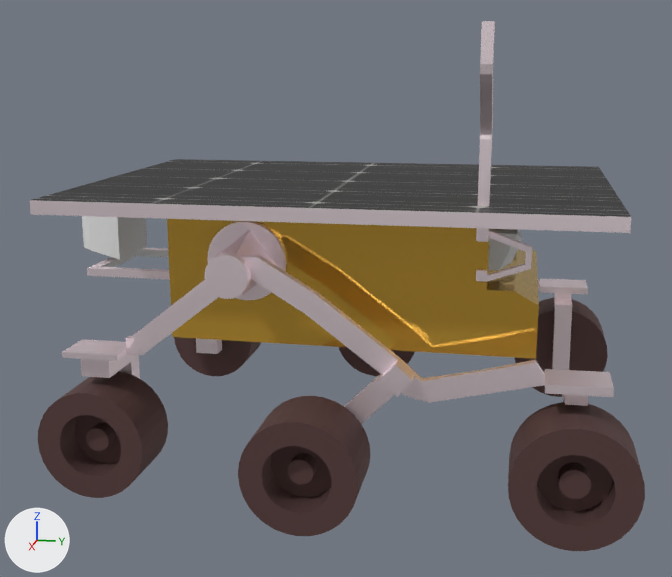
The Blender file game/assets/models/Sojourner.blend as it was, and as the next commit left it.
The view is the same before and after, from a camera (50 mm lens) standing at (3.86, 0.87, 0.92) and looking at (0.06, 0.1, -0.03). Arrows for +X, +Y and +Z are at lower left; the lights stay in place. The first picture is the older version.

The first picture shows 'Body', 'Body.001', 'Body.002', 'Body.003', 'Body.004', 'Body.005', 'Body.006', 'Object', '立方体'.
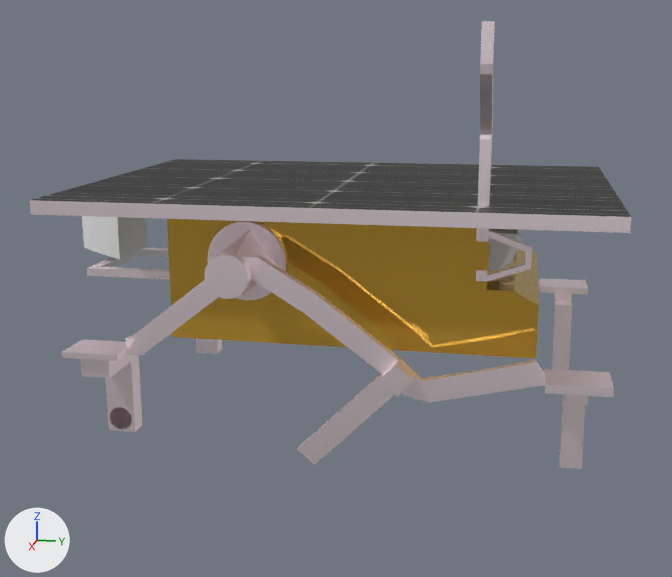
Changed parts and their boxes (x1, y1, x2, y2) in the pictures (672 x 577 px):
'Body.001', hidden (brown): before (508, 402, 645, 551)
'Body.003', hidden (brown): before (238, 396, 370, 536)
'Object', hidden (brown): before (38, 371, 168, 498)
'Body.004', hidden (brown): before (515, 298, 608, 397)
'Body.002', hidden (brown): before (174, 337, 261, 376)
'Body.006', hidden: before (339, 347, 415, 376)

The change in detail:
Object 'Object' (ob_object) is now hidden.
Object 'Body.001' (ob_body_001) is now hidden.
Object 'Body.002' (ob_body_002) is now hidden.
Object 'Body.004' (ob_body_004) is now hidden.
Object 'Body.006' (ob_body_006) is now hidden.
Object 'Body.003' (ob_body_003) is now hidden.
